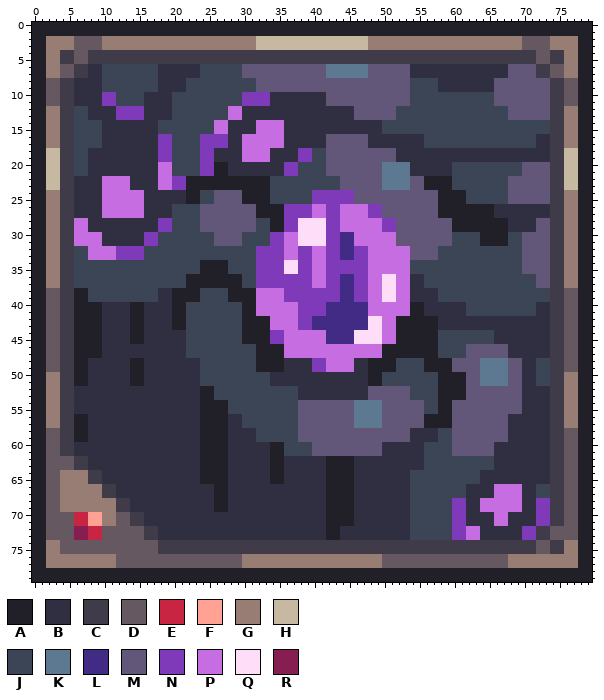
One commit to this sprite sheet: icon.png. The first picture shows the starting point.
The file is 80x80 pixels. Colours within 5 levels of each other are drawn and written as one.
Palette (. is transparent): A #211f27  B #302f42  C #403b48  D #665860  E #c72541  F #ffa294  G #977d73  H #c7b9a1  J #3c4556  K #5d7891  L #412b85  M #635779  N #7e3ab8  P #c66de1  Q #fdddf8  R #871e51
The same view after the edit:
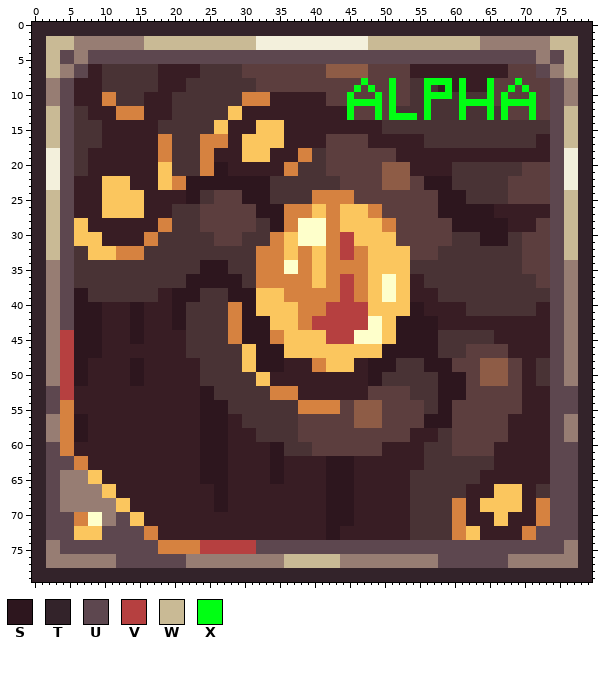
Colours new in this view: S #2d161e  T #33232a  U #5d474f  V #b64040  W #c9ba95  X #00ff13
Diff:
colour B: #302f42 -> #381d24
colour H: #c7b9a1 -> #f3f0dc
colour J: #3c4556 -> #493335
colour K: #5d7891 -> #8e5c46
colour M: #635779 -> #5c3e3e
colour N: #7e3ab8 -> #d68240
colour P: #c66de1 -> #fbc65e
colour Q: #fdddf8 -> #feffcb
y 0..1: x 0..79 AAAAAAAAAAAAAAAAAAAAAAAAAAAAAAAAAAAAAAAAAAAAAAAAAAAAAAAAAAAAAAAAAAAAAAAAAAAAAAAA -> TTTTTTTTTTTTTTTTTTTTTTTTTTTTTTTTTTTTTTTTTTTTTTTTTTTTTTTTTTTTTTTTTTTTTTTTTTTTTTTT
y 2..3: x 0..9 AAGGGGDDDD -> TTWWWWGGGG; x 16..31 GGGGGGGGGGGGGGGG -> WWWWWWWWWWWWWWWW; x 48..63 GGGGGGGGGGGGGGGG -> WWWWWWWWWWWWWWWW; x 70..79 DDDDGGGGAA -> GGGGWWWWTT
y 4..5: x 0..79 AAGGCCDDCCCCCCCCCCCCCCCCCCCCCCCCCCCCCCCCCCCCCCCCCCCCCCCCCCCCCCCCCCCCCCCCDDCCGGAA -> TTWWUUGGUUUUUUUUUUUUUUUUUUUUUUUUUUUUUUUUUUUUUUUUUUUUUUUUUUUUUUUUUUUUUUUUGGUUWWTT
y 6..7: x 0..7 AAGGDDCC -> TTWWGGUU; x 72..79 CCDDGGAA -> UUGGWWTT
y 8: x 0..5 AADDCC -> TTGGUU; x 47 M -> X; x 51 M -> X; x 56..59 JJBB -> XXXX; x 61 B -> X; x 65 B -> X; x 69 M -> X; x 74..79 CCDDAA -> UUGGTT
y 9: x 0..5 AADDCC -> TTGGUU; x 46 M -> X; x 48 M -> X; x 51 M -> X; x 56 J -> X; x 59 B -> X; x 61 B -> X; x 65 B -> X; x 68 M -> X; x 70 M -> X; x 74..79 CCDDAA -> UUGGTT
y 10: x 0..5 AADDCC -> TTGGUU; x 45 M -> X; x 49 M -> X; x 51 M -> X; x 56..59 JJJJ -> XXXX; x 61 J -> X; x 65 J -> X; x 67 M -> X; x 71 M -> X; x 74..79 CCDDAA -> UUGGTT
y 11: x 0..5 AADDCC -> TTGGUU; x 45..49 MMMMM -> XXXXX; x 51 M -> X; x 56 J -> X; x 61..65 JJJJJ -> XXXXX; x 67..71 MMMMM -> XXXXX; x 74..79 CCDDAA -> UUGGTT
y 12: x 0..5 AAGGCC -> TTWWUU; x 45 B -> X; x 49 M -> X; x 51 M -> X; x 56 J -> X; x 61 J -> X; x 65 J -> X; x 67 J -> X; x 71 M -> X; x 74..79 CCGGAA -> UUWWTT
y 13: x 0..5 AAGGCC -> TTWWUU; x 45 B -> X; x 49 M -> X; x 51..54 MJJJ -> XXXX; x 56 J -> X; x 61 J -> X; x 65 J -> X; x 67 J -> X; x 71 M -> X; x 74..79 CCGGAA -> UUWWTT
y 14..17: x 0..5 AAGGCC -> TTWWUU; x 74..79 CCGGAA -> UUWWTT
y 18..19: x 0..1 AA -> TT; x 4..5 CC -> UU; x 74..75 CC -> UU; x 78..79 AA -> TT
y 20..21: x 0..1 AA -> TT; x 4..5 CC -> UU; x 26..27 AA -> SS; x 74..75 CC -> UU; x 78..79 AA -> TT
y 22..23: x 0..1 AA -> TT; x 4..5 CC -> UU; x 22..33 AAAAAAAAAAAA -> SSSSSSSSSSSS; x 56..59 AAAA -> SSSS; x 74..75 CC -> UU; x 78..79 AA -> TT
y 24..25: x 0..5 AAGGCC -> TTWWUU; x 22..23 AA -> SS; x 30..33 AAAA -> SSSS; x 58..61 AAAA -> SSSS; x 74..79 CCGGAA -> UUWWTT
y 26..27: x 0..5 AAGGCC -> TTWWUU; x 32..35 AAAA -> SSSS; x 58..65 AAAAAAAA -> SSSSSSSS; x 74..79 CCGGAA -> UUWWTT
y 28..29: x 0..5 AAGGCC -> TTWWUU; x 34..35 AA -> SS; x 60..67 AAAAAAAA -> SSSSSSSS; x 74..79 CCGGAA -> UUWWTT
y 30..31: x 0..5 AAGGCC -> TTWWUU; x 44..45 LL -> VV; x 64..67 AAAA -> SSSS; x 74..79 CCGGAA -> UUWWTT
y 32..33: x 0..5 AAGGCC -> TTWWUU; x 44..45 LL -> VV; x 74..79 CCGGAA -> UUWWTT
y 34..35: x 0..1 AA -> TT; x 4..5 CC -> UU; x 24..27 AAAA -> SSSS; x 74..75 CC -> UU; x 78..79 AA -> TT
y 36..37: x 0..1 AA -> TT; x 4..5 CC -> UU; x 22..29 AAAAAAAA -> SSSSSSSS; x 44..45 LL -> VV; x 74..75 CC -> UU; x 78..79 AA -> TT
y 38..39: x 0..7 AADDCCAA -> TTGGUUSS; x 20..23 AAAA -> SSSS; x 28..31 AAAA -> SSSS; x 44..45 LL -> VV; x 74..79 CCDDAA -> UUGGTT
y 40..41: x 0..9 AADDCCAAAA -> TTGGUUSSSS; x 14..15 AA -> SS; x 20..21 AA -> SS; x 28..31 JJAA -> NNSS; x 42..47 LLLLLL -> VVVVVV; x 54..55 AA -> SS; x 74..79 CCDDAA -> UUGGTT
y 42..43: x 0..9 AADDCCAAAA -> TTGGUUSSSS; x 14..15 AA -> SS; x 20..21 AA -> SS; x 28..33 JJAAAA -> NNSSSS; x 40..47 LLLLLLLL -> VVVVVVVV; x 52..57 AAAAAA -> SSSSSS; x 74..79 CCDDAA -> UUGGTT
y 44..45: x 0..9 AADDCCAAAA -> TTGGVVSSSS; x 14..15 AA -> SS; x 28..33 JJAAAA -> NNSSSS; x 42..45 LLLL -> VVVV; x 52..57 AAAAAA -> SSSSSS; x 74..79 CCDDAA -> UUGGTT
y 46..47: x 0..9 AADDCCAAAA -> TTGGVVSSSS; x 30..35 JJAAAA -> PPSSSS; x 50..57 AAAAAAAA -> SSSSSSSS; x 74..79 CCDDAA -> UUGGTT
y 48..49: x 0..7 AADDCCAA -> TTGGVVSS; x 14..15 AA -> SS; x 30..35 JJAAAA -> PPSSSS; x 48..51 AAAA -> SSSS; x 56..59 AAAA -> SSSS; x 74..79 CCDDAA -> UUGGTT
y 50..51: x 0..1 AA -> TT; x 4..7 CCAA -> VVSS; x 14..15 AA -> SS; x 32..33 JJ -> PP; x 48..49 AA -> SS; x 58..61 AAAA -> SSSS; x 74..75 CC -> UU; x 78..79 AA -> TT
y 52..53: x 0..5 AAGGCC -> TTUUVV; x 24..25 AA -> SS; x 34..37 JJJJ -> NNNN; x 58..61 AAAA -> SSSS; x 74..79 CCGGAA -> UUUUTT
y 54..55: x 0..5 AAGGCC -> TTUUNN; x 24..27 AAAA -> SSSS; x 38..43 MMMMMM -> NNNNNN; x 58..59 AA -> SS; x 74..79 CCGGAA -> UUUUTT
y 56..57: x 0..1 AA -> TT; x 4..7 CCAA -> NNSS; x 24..27 AAAA -> SSSS; x 56..59 AAAA -> SSSS; x 74..75 CC -> UU; x 78..79 AA -> TT
y 58..59: x 0..7 AADDCCAA -> TTGGNNSS; x 24..27 AAAA -> SSSS; x 74..79 CCDDAA -> UUGGTT
y 60..61: x 0..5 AADDCC -> TTUUNN; x 24..27 AAAA -> SSSS; x 34..35 AA -> SS; x 74..79 CCDDAA -> UUUUTT
y 62..63: x 0..7 AADDDDCC -> TTUUUUNN; x 24..27 AAAA -> SSSS; x 34..35 AA -> SS; x 42..45 AAAA -> SSSS; x 74..79 CCDDAA -> UUUUTT
y 64..65: x 0..3 AADD -> TTUU; x 8..9 CC -> PP; x 24..27 AAAA -> SSSS; x 34..35 AA -> SS; x 42..45 AAAA -> SSSS; x 74..79 CCDDAA -> UUUUTT
y 66..67: x 0..3 AADD -> TTUU; x 10..11 CC -> PP; x 26..27 AA -> SS; x 42..45 AAAA -> SSSS; x 74..79 CCDDAA -> UUUUTT
y 68..69: x 0..3 AADD -> TTUU; x 12..13 CC -> PP; x 26..27 AA -> SS; x 42..45 AAAA -> SSSS; x 74..79 CCDDAA -> UUUUTT
y 70..71: x 0..9 AADDDDEEFF -> TTUUUUNNQQ; x 12..15 DDCC -> UUPP; x 42..45 AAAA -> SSSS; x 74..79 CCDDAA -> UUUUTT
y 72..73: x 0..17 AADDDDRREEDDDDDDCC -> TTUUUUPPPPUUUUUUNN; x 42..43 AA -> SS; x 72..79 CCDDDDAA -> UUUUUUTT
y 74..75: x 0..1 AA -> TT; x 4..75 DDDDDDDDDDDDDDCCCCCCCCCCCCCCCCCCCCCCCCCCCCCCCCCCCCCCCCCCCCCCCCCCCCCCDDCC -> UUUUUUUUUUUUUUNNNNNNVVVVVVVVUUUUUUUUUUUUUUUUUUUUUUUUUUUUUUUUUUUUUUUUUUUU; x 78..79 AA -> TT
y 76..77: x 0..1 AA -> TT; x 12..29 DDDDDDDDDDDDDDDDDD -> UUUUUUUUUUGGGGGGGG; x 36..43 GGGGGGGG -> WWWWWWWW; x 50..67 DDDDDDDDDDDDDDDDDD -> GGGGGGGGUUUUUUUUUU; x 78..79 AA -> TT
y 78..79: x 0..79 AAAAAAAAAAAAAAAAAAAAAAAAAAAAAAAAAAAAAAAAAAAAAAAAAAAAAAAAAAAAAAAAAAAAAAAAAAAAAAAA -> TTTTTTTTTTTTTTTTTTTTTTTTTTTTTTTTTTTTTTTTTTTTTTTTTTTTTTTTTTTTTTTTTTTTTTTTTTTTTTTT
Pixel boxes of the changes (left, top, right, bottom) in both pictures:
changed: (32, 22, 592, 582)
